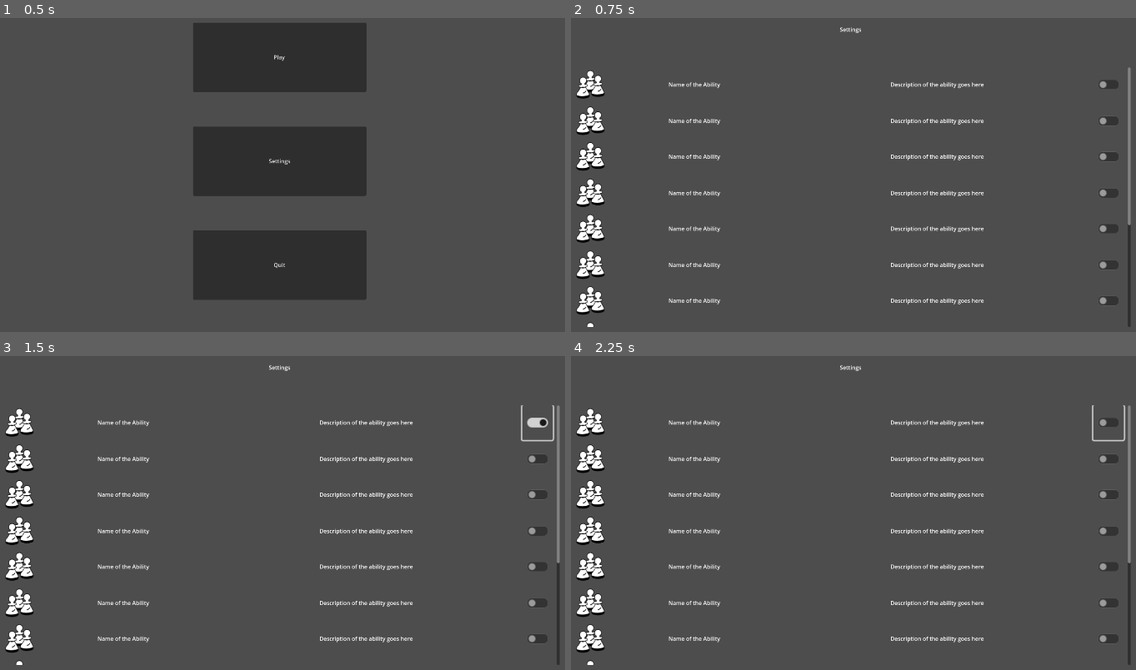
Above: before the commit, frames 1-4 (two rows, left to right).
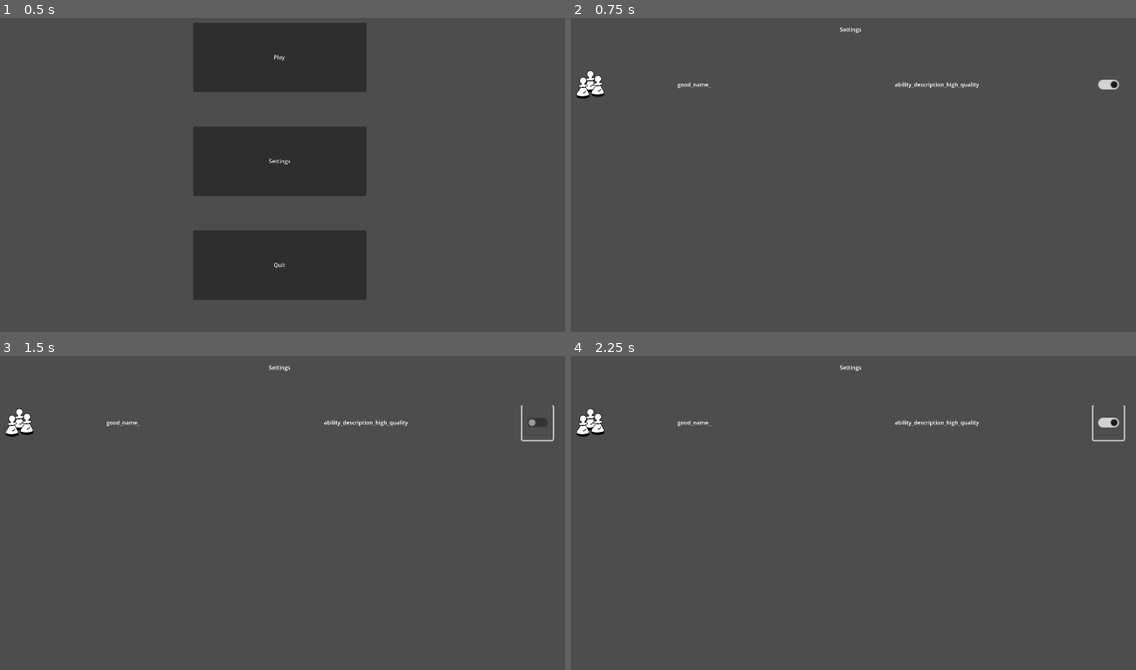
Above: after the commit, the same moments.

Repository: KristianPrifti/Upgraded-Chess-Game
Game: Godot game, scene res://main_menu.tscn
The game is run twice, just before and just after one commit, with the same random seed, the same clock (stepped at 60 frames per second) and the same inputs.
Inputs (mouse positions are in pixels of both pictures, inside the frame that each line leads up to):
- Up to frame 1 (0.5 s): no input
- Up to frame 2 (0.75 s): click "Settings" at 0.5 s
- Up to frame 3 (1.5 s): click (536, 421) at 1.27 s
- Up to frame 4 (2.25 s): click (1107, 421) at 2.02 s

Frame 1 is identical in both runs. In frame 2, 4.1% of the frame differs, in the area x 0-100%, y 15-99%; in frame 3, 4.1%; in frame 4, 4.1%.

Commit message:
make it so abbilities in settings are added through code

Diff:
--- a/main_menu.tscn
+++ b/main_menu.tscn
@@ -1,9 +1,9 @@
 [gd_scene load_steps=2 format=3 uid="uid://c8x1wax2ggpc4"]
 
-[ext_resource type="Script" path="res://main_menu.gd" id="1_bt52x"]
+[ext_resource type="Script" path="res://scripts/main_menu.gd" id="1_ay44k"]
 
 [node name="main menu" type="Node2D"]
-script = ExtResource("1_bt52x")
+script = ExtResource("1_ay44k")
 
 [node name="play" type="Button" parent="."]
 offset_left = 710.0
--- /dev/null
+++ b/scripts/settings_menu.gd
@@ -0,0 +1,24 @@
+extends VBoxContainer
+
+var window_path = preload("res://settings_upgrade.tscn")
+
+# Called when the node enters the scene tree for the first time.
+func _ready():
+	create_all_abilities()
+
+
+
+# Called every frame. 'delta' is the elapsed time since the previous frame.
+func _process(delta):
+	pass
+
+func create_settings_ability(icon_path, ability_name, ability_description):
+	var window = window_path.instantiate()
+	add_child(window)
+	window.create_setting_upgrade(icon_path, ability_name, ability_description)
+
+func create_all_abilities():
+	var good_name_icon_path = "res://pawn_group_temp_settings.png"
+	var good_name_ability_name = "good_name_"
+	var good_name_ability_description = "ability_description_high_quality"
+	create_settings_ability(good_name_icon_path, good_name_ability_name, good_name_ability_description)
--- /dev/null
+++ b/scripts/settings_upgrade.gd
@@ -0,0 +1,16 @@
+extends Control
+
+
+# Called when the node enters the scene tree for the first time.
+func _ready():
+	pass # Replace with function body.
+
+
+# Called every frame. 'delta' is the elapsed time since the previous frame.
+func _process(delta):
+	pass
+
+func create_setting_upgrade(icon_path, ability_name, ability_description):
+	$icon.texture = ResourceLoader.load(icon_path)
+	$name.text = ability_name
+	$description.text = ability_description
--- a/settings.tscn
+++ b/settings.tscn
@@ -1,6 +1,6 @@
 [gd_scene load_steps=2 format=3 uid="uid://b2wh1rdexhfl7"]
 
-[ext_resource type="PackedScene" uid="uid://0pe3q1wv6bci" path="res://settings_upgrade.tscn" id="1_ix0h1"]
+[ext_resource type="Script" path="res://scripts/settings_menu.gd" id="1_dvp63"]
 
 [node name="settings" type="Node2D"]
 
@@ -17,42 +17,7 @@
 layout_mode = 2
 size_flags_horizontal = 3
 size_flags_vertical = 3
-
-[node name="settings_upgrade" parent="ScrollContainer/VBoxContainer" instance=ExtResource("1_ix0h1")]
-layout_mode = 2
-
-[node name="settings_upgrade2" parent="ScrollContainer/VBoxContainer" instance=ExtResource("1_ix0h1")]
-layout_mode = 2
-
-[node name="settings_upgrade3" parent="ScrollContainer/VBoxContainer" instance=ExtResource("1_ix0h1")]
-layout_mode = 2
-
-[node name="settings_upgrade4" parent="ScrollContainer/VBoxContainer" instance=ExtResource("1_ix0h1")]
-layout_mode = 2
-
-[node name="settings_upgrade5" parent="ScrollContainer/VBoxContainer" instance=ExtResource("1_ix0h1")]
-layout_mode = 2
-
-[node name="settings_upgrade6" parent="ScrollContainer/VBoxContainer" instance=ExtResource("1_ix0h1")]
-layout_mode = 2
-
-[node name="settings_upgrade7" parent="ScrollContainer/VBoxContainer" instance=ExtResource("1_ix0h1")]
-layout_mode = 2
-
-[node name="settings_upgrade8" parent="ScrollContainer/VBoxContainer" instance=ExtResource("1_ix0h1")]
-layout_mode = 2
-
-[node name="settings_upgrade9" parent="ScrollContainer/VBoxContainer" instance=ExtResource("1_ix0h1")]
-layout_mode = 2
-
-[node name="settings_upgrade10" parent="ScrollContainer/VBoxContainer" instance=ExtResource("1_ix0h1")]
-layout_mode = 2
-
-[node name="settings_upgrade11" parent="ScrollContainer/VBoxContainer" instance=ExtResource("1_ix0h1")]
-layout_mode = 2
-
-[node name="settings_upgrade12" parent="ScrollContainer/VBoxContainer" instance=ExtResource("1_ix0h1")]
-layout_mode = 2
+script = ExtResource("1_dvp63")
 
 [node name="name" type="Label" parent="."]
 offset_left = 860.0
--- a/settings_upgrade.tscn
+++ b/settings_upgrade.tscn
@@ -1,6 +1,7 @@
-[gd_scene load_steps=2 format=3 uid="uid://0pe3q1wv6bci"]
+[gd_scene load_steps=3 format=3 uid="uid://0pe3q1wv6bci"]
 
 [ext_resource type="Texture2D" uid="uid://dgrb4od7kos3n" path="res://pawn_group_temp_settings.png" id="1_esysf"]
+[ext_resource type="Script" path="res://scripts/settings_upgrade.gd" id="1_ldjtf"]
 
 [node name="settings_upgrade" type="Control"]
 custom_minimum_size = Vector2(1600, 100)
@@ -10,6 +11,7 @@
 anchor_bottom = 1.0
 grow_horizontal = 2
 grow_vertical = 2
+script = ExtResource("1_ldjtf")
 
 [node name="icon" type="Sprite2D" parent="."]
 position = Vector2(50, 50)
@@ -30,6 +32,7 @@
 offset_right = 1544.0
 offset_bottom = 50.0
 scale = Vector2(2, 2)
+button_pressed = true
 
 [node name="description" type="Label" parent="."]
 layout_mode = 0
Renamed: main_menu.gd -> scripts/main_menu.gd
